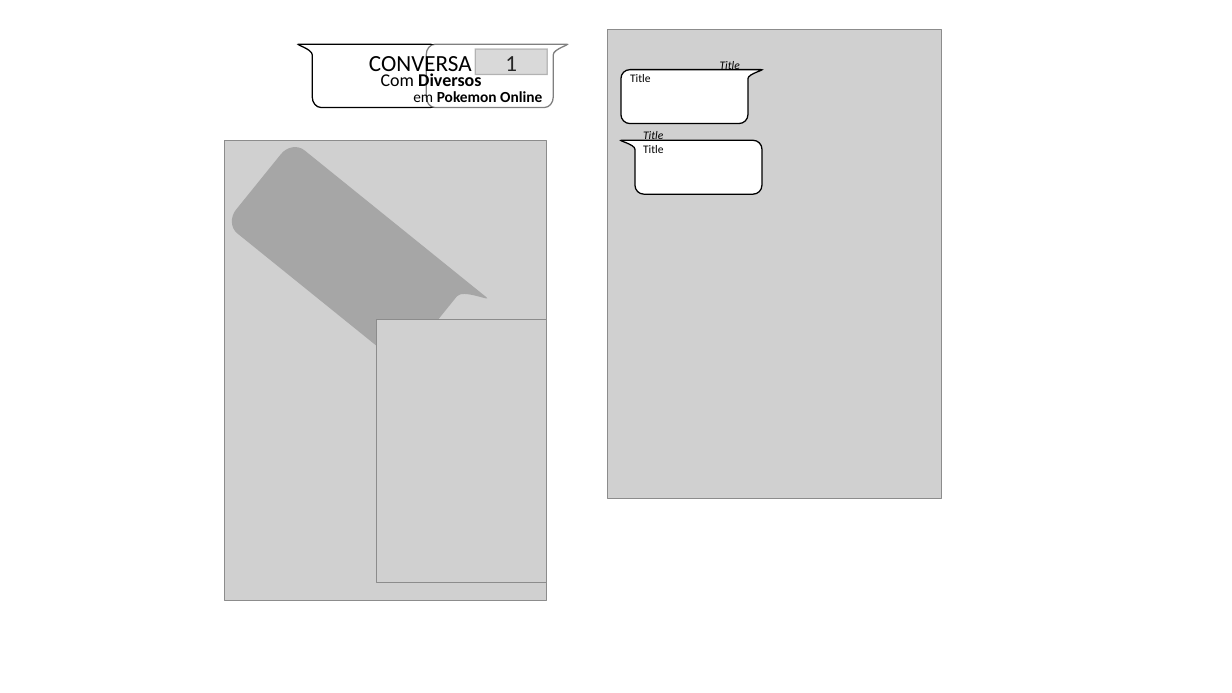
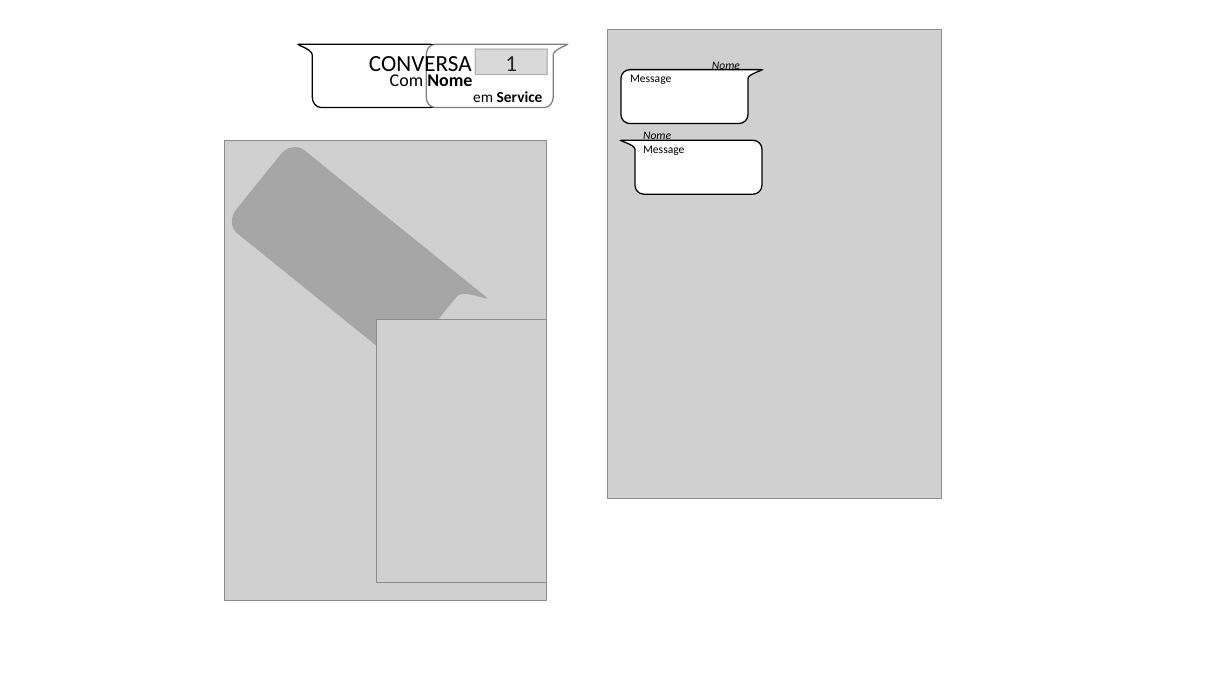
Before and after one commit to DaniellMesquita/Do-you-still-need-a-Third-Testament, a slide deck: slide 4 of Presentation.pptx. Drawn at 1232x693 pixels with LibreOffice and Linux fonts; fonts in the diff are those of the drawing; grey boxes stand for pictures. Boxes give left, top, right and bottom in pixels: in the first picture for what was removed or moved away, otherwise in the second. Text is boxed around its words. In the diff, an @@ line names an element or a change of style, - is before the commit and + after.

```diff
--- a/Presentation.pptx
+++ b/Presentation.pptx
@@ text at (390, 61, 740, 86): text changed @@
-Com Diversos
+Com Nome
@@ text at (427, 74, 671, 86): text changed; italic off @@
-Title
-Title
+Nome
+Message
@@ text at (473, 91, 543, 102): text changed @@
-em Pokemon Online
+em Service
@@ text at (643, 131, 684, 155): text changed; italic off @@
-Title
-Title
+Nome
+Message
```
Also in this commit, not shown: 1 other slide changed, 1 other file.
